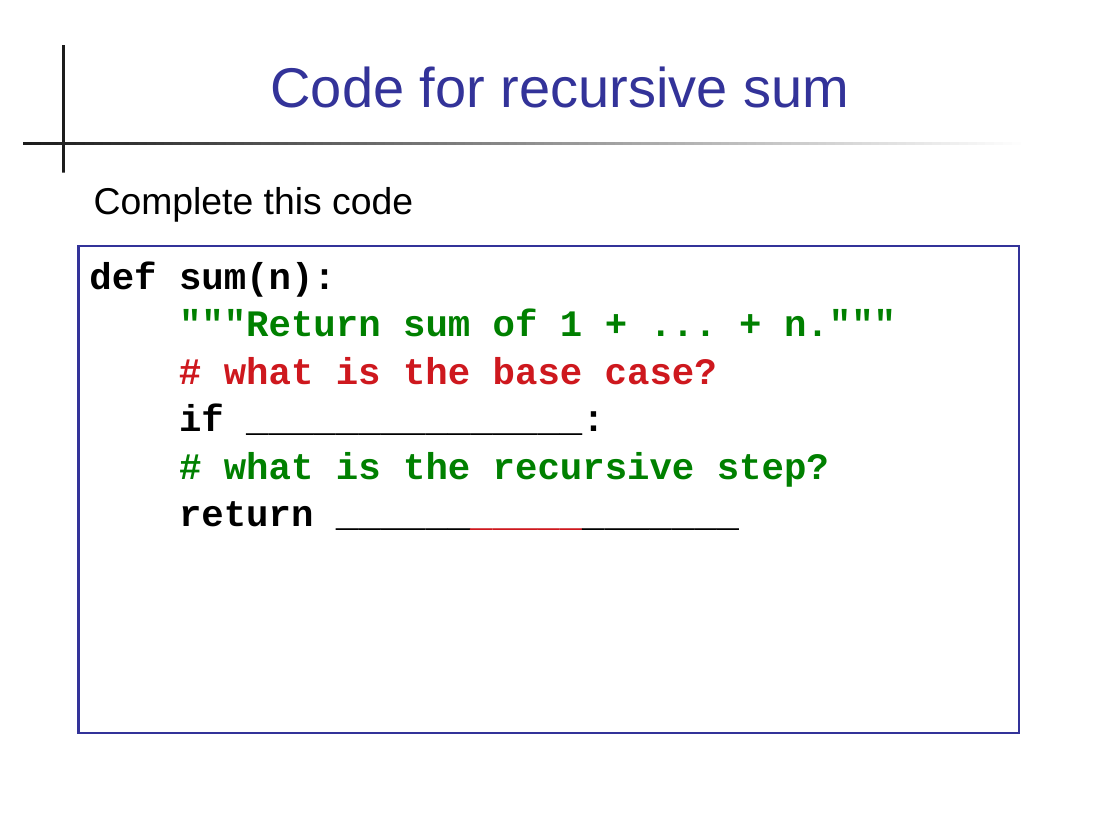
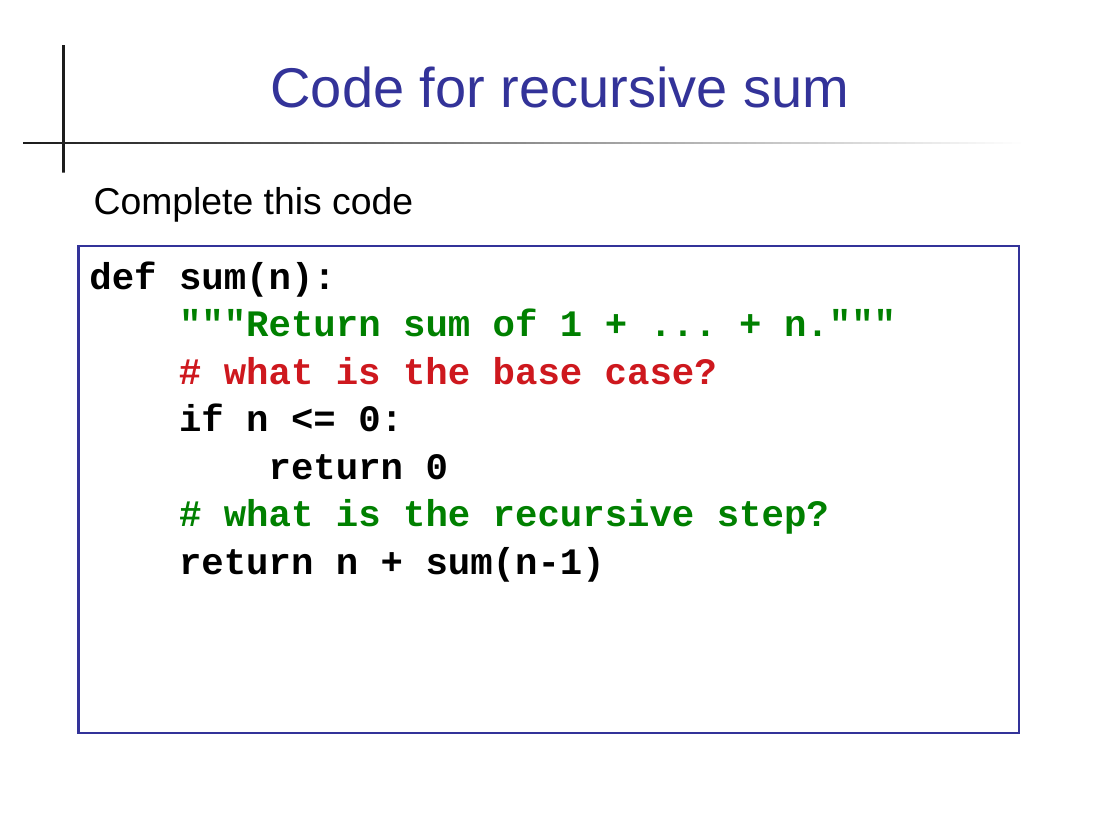
Before and after one commit to cpske/Prog2, a slide deck: slide 9 of recursion/Recursion.pptx. Drawn at 1120x840 pixels with LibreOffice and Linux fonts; fonts in the diff are those of the drawing. Boxes give left, top, right and bottom in pixels: in the first picture for what was removed or moved away, otherwise in the second. Text is boxed around its words. In the diff, an @@ line names an element or a change of style, - is before the commit and + after.

```diff
--- a/recursion/Recursion.pptx
+++ b/recursion/Recursion.pptx
@@ text in freeform shape at box(179, 405, 448, 480): text changed @@
-if _______________:
+if n <= 0:
+return 0
@@ text in freeform shape at box(179, 547, 605, 582): text changed @@
-return __________________
+return n + sum(n-1)
```
Also in this commit, not shown: 6 other slides changed, 10 other files.
